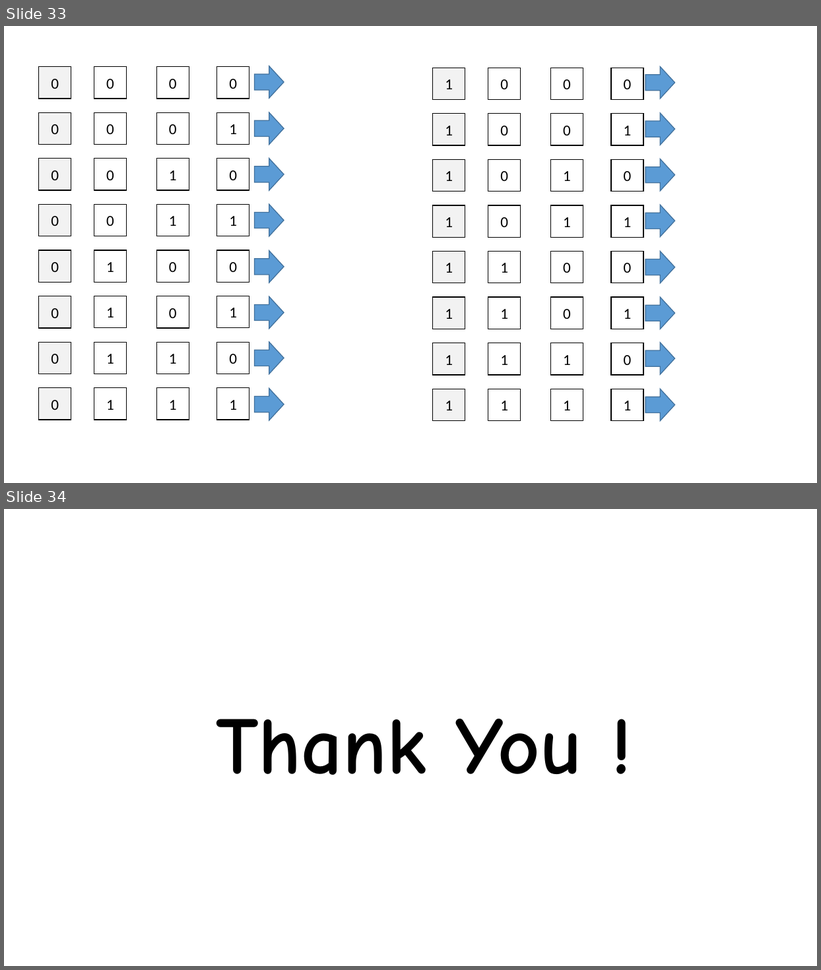
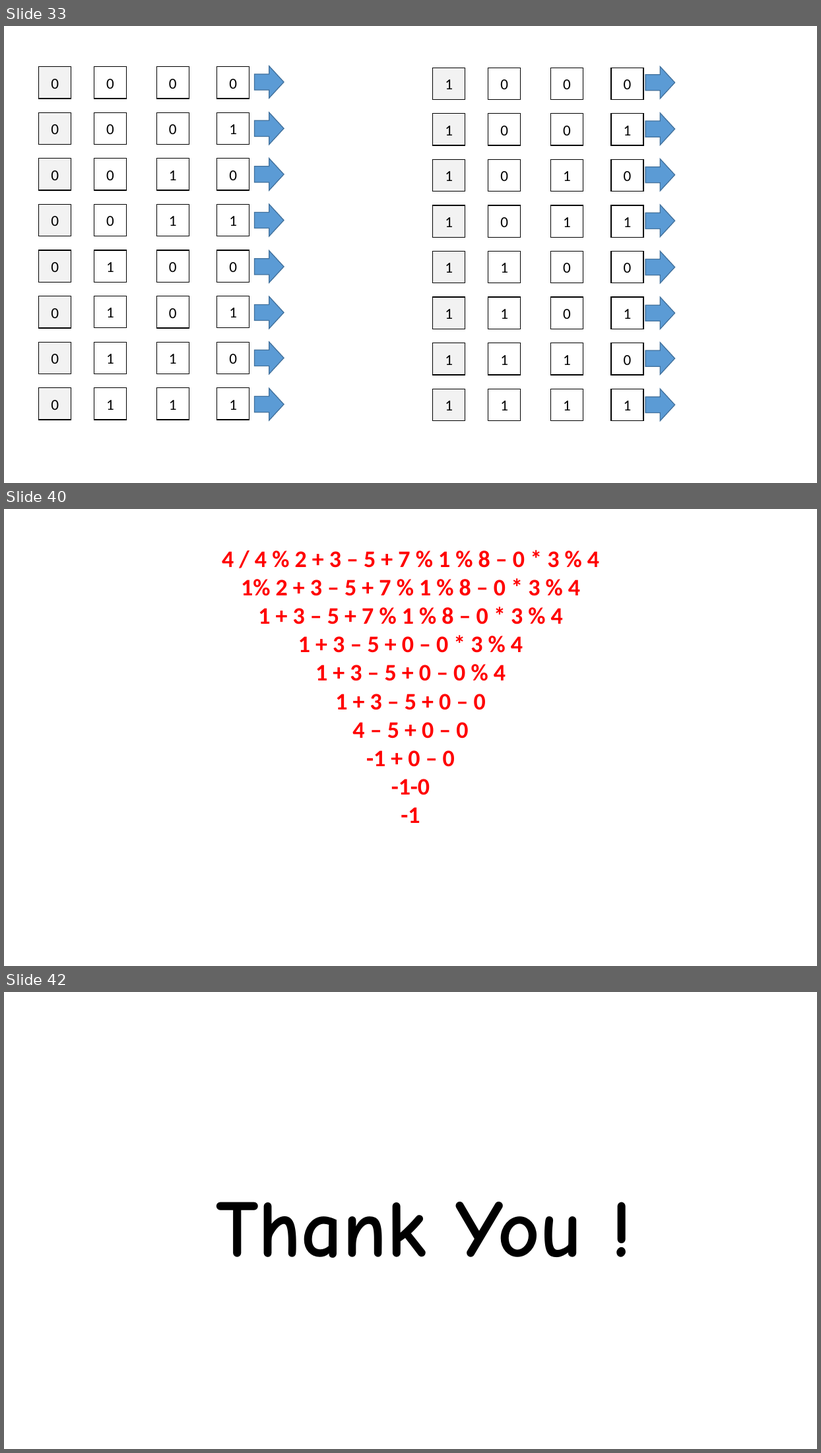
Before and after one commit to eusGithubwork/javaStudy, a slide deck: java.pptx. Shown one above the other, each under a label of ours: slides 33 and 34 before the commit, slides 33, 40 and 42 after it; the slides between them are not shown. The pictures are 821x970 and 821x1453 pixels, drawn with LibreOffice and Linux fonts; fonts in the diff are those of the drawing. Boxes give left, top, right and bottom in pixels: in the first picture for what was removed or moved away, otherwise in the second. Text is boxed around its words. In the diff, an @@ line names an element or a change of style, - is before the commit and + after.

```diff
--- a/java.pptx
+++ b/java.pptx
@@ slide 40 added at <box>4,509,817,966</box>, background #FFFFFF @@
@@ text added at <box>222,551,599,823</box>, 28 pt, text #FF0000, bold @@
+4 / 4 % 2 + 3 – 5 + 7 % 1 % 8 – 0 * 3 % 4
+1% 2 + 3 – 5 + 7 % 1 % 8 – 0 * 3 % 4
+1 + 3 – 5 + 7 % 1 % 8 – 0 * 3 % 4
+1 + 3 – 5 + 0 – 0 * 3 % 4
+1 + 3 – 5 + 0 – 0 % 4
+1 + 3 – 5 + 0 – 0
+4 – 5 + 0 – 0
+-1 + 0 – 0
+-1-0
+-1
@@ what was slide 34 is now slide 42 @@
```
Also in this commit, not shown: 1 slide changed, 7 other slides added, 8 other files.
